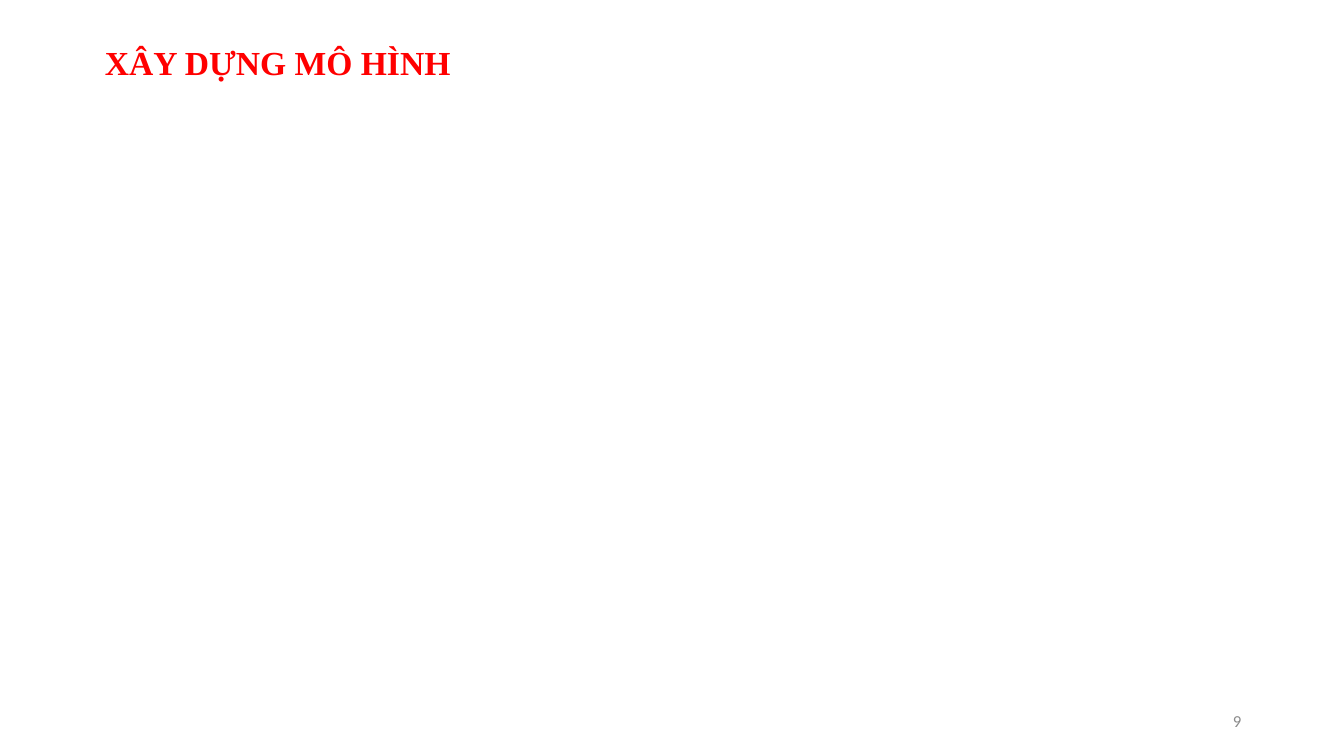
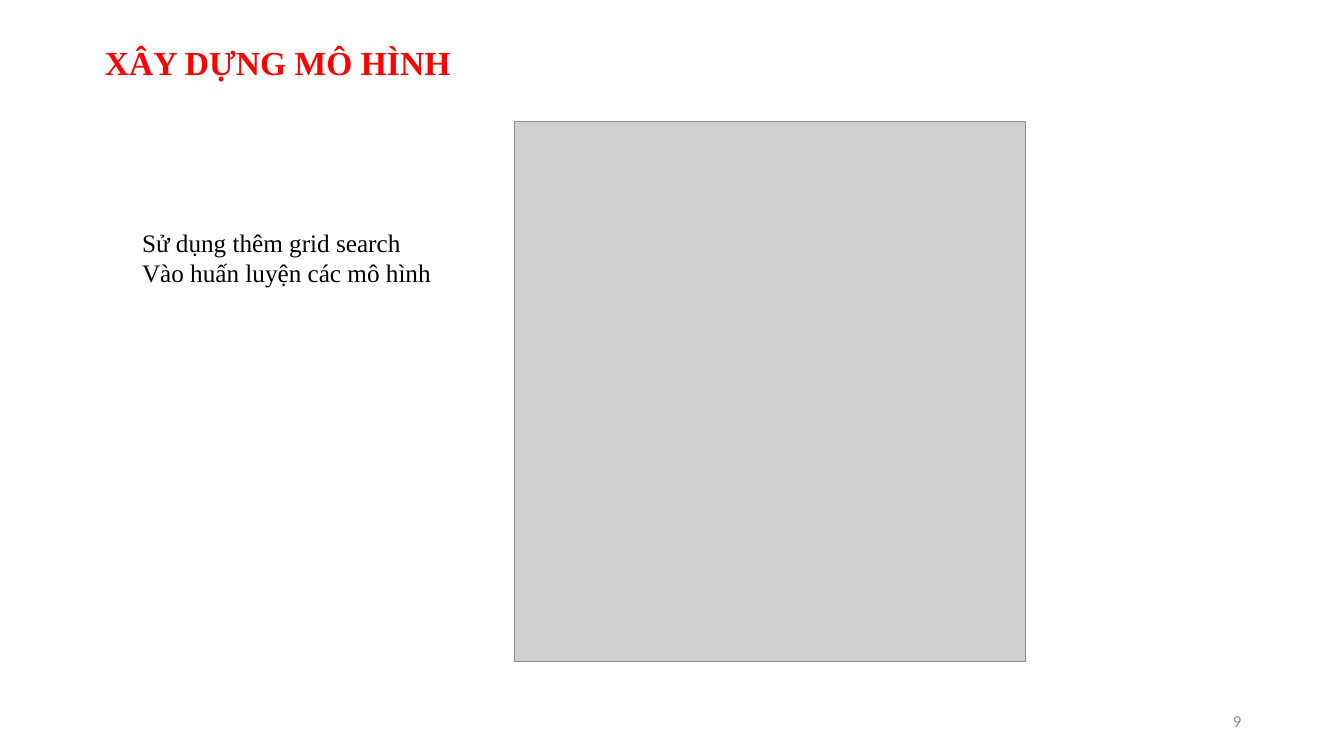
Before and after one commit to tantlu/ramen_rating_2024, a slide deck: slide 9 of Baove.pptx. Drawn at 1344x756 pixels with LibreOffice and Linux fonts; fonts in the diff are those of the drawing; grey boxes stand for pictures. Boxes give left, top, right and bottom in pixels: in the first picture for what was removed or moved away, otherwise in the second. Text is boxed around its words. In the diff, an @@ line names an element or a change of style, - is before the commit and + after.

```diff
--- a/Baove.pptx
+++ b/Baove.pptx
@@ picture added at <box>514,121,1025,660</box> @@
@@ text added at <box>142,234,431,288</box>, 18 pt, text #000000 @@
+Sử dụng thêm grid search
+Vào huấn luyện các mô hình
```
Also in this commit, not shown: 2 other slides changed.
